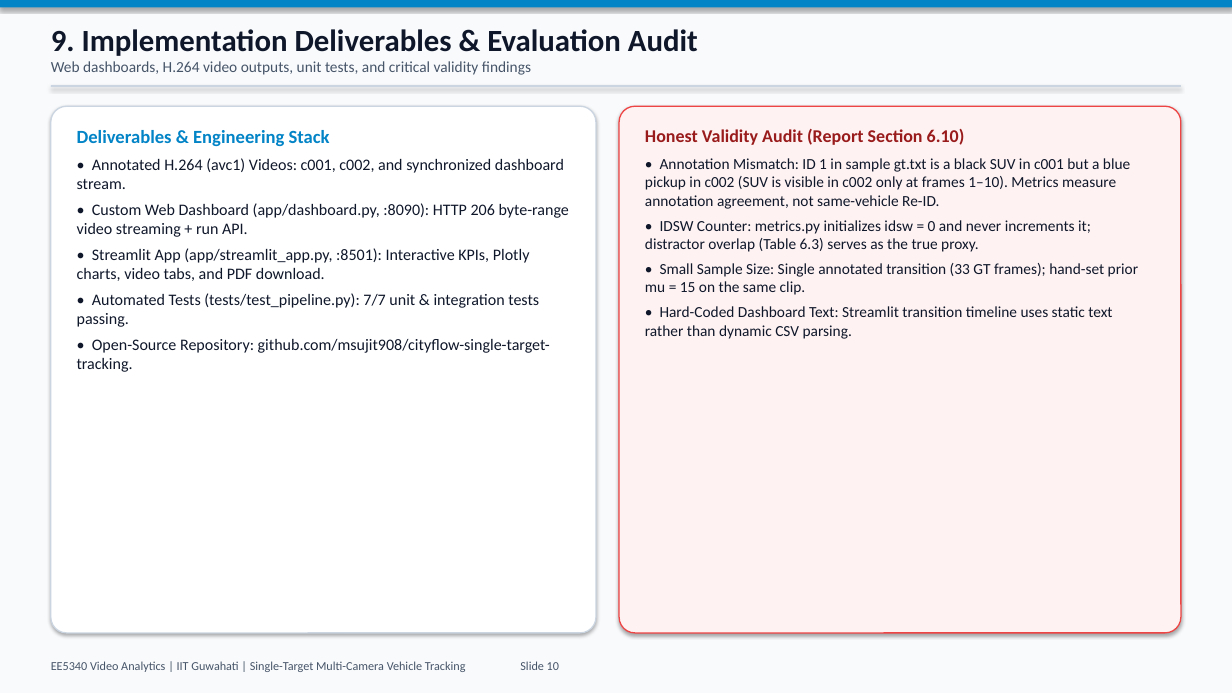
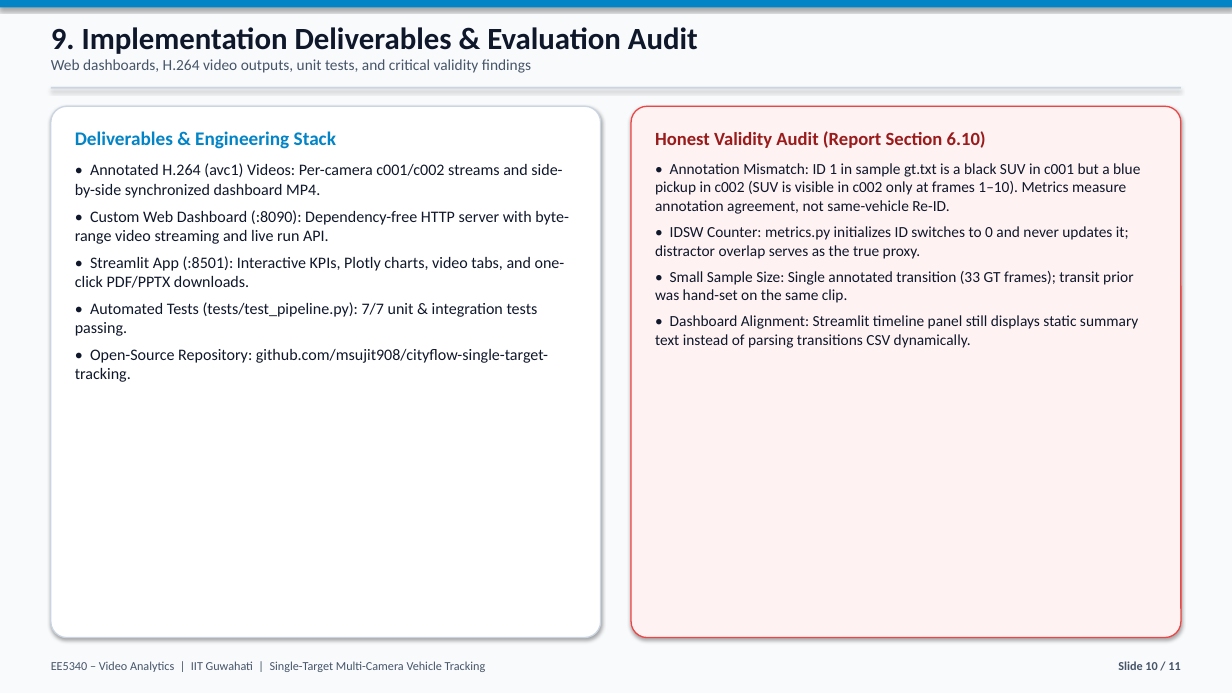
Before and after one commit to msujit908/cityflow-single-target-tracking, a slide deck: slide 10 of outputs/reports/STMCT_Presentation.pptx. Drawn at 1232x693 pixels with LibreOffice and Linux fonts; fonts in the diff are those of the drawing. Boxes give left, top, right and bottom in pixels: in the first picture for what was removed or moved away, otherwise in the second. Text is boxed around its words. In the diff, an @@ line names an element or a change of style, - is before the commit and + after.

Commit message:
Simplify PPTX slides (remove dense equations) and refine layout alignment

```diff
--- a/outputs/reports/STMCT_Presentation.pptx
+++ b/outputs/reports/STMCT_Presentation.pptx
@@ rounded rectangle: place and size @@
-rounded rectangle at [51, 106, 596, 633]
+rounded rectangle at [51, 106, 601, 638]
@@ rounded rectangle: place and size @@
-rounded rectangle at [619, 106, 1181, 633]
+rounded rectangle at [631, 106, 1181, 638]
@@ text at [75, 131, 548, 382]: size 14.5 to 15 pt in "Deliverables & Engineering Stack"; more space between paragraphs @@
@@ text "Honest Validity Audit (Report Section ...": place and size @@
-text "Honest Validity Audit (Report Section ..." at [645, 129, 1138, 339]
+text "Honest Validity Audit (Report Section ..." at [655, 131, 1140, 348]
@@ text at [655, 131, 1140, 214]: size 14 to 14.5 pt in "Honest Validity Audit (Report Section 6.10)"; more space between paragraphs @@
@@ text at [75, 163, 569, 288]: text changed @@
-• Annotated H.264 (avc1) Videos: c001, c002, and synchronized dashboard stream.
-• Custom Web Dashboard (app/dashboard.py, :8090): HTTP 206 byte-range video streaming + run API.
-• Streamlit App (app/streamlit_app.py, :8501): Interactive KPIs, Plotly charts, video tabs, and PDF download.
+• Annotated H.264 (avc1) Videos: Per-camera c001/c002 streams and side-by-side synchronized dashboard MP4.
+• Custom Web Dashboard (:8090): Dependency-free HTTP server with byte-range video streaming and live run API.
+• Streamlit App (:8501): Interactive KPIs, Plotly charts, video tabs, and one-click PDF/PPTX downloads.
@@ text at [655, 226, 1138, 348]: text changed @@
-• IDSW Counter: metrics.py initializes idsw = 0 and never increments it; distractor overlap (Table 6.3) serves as the true proxy.
-• Small Sample Size: Single annotated transition (33 GT frames); hand-set prior mu = 15 on the same clip.
-• Hard-Coded Dashboard Text: Streamlit transition timeline uses static text rather than dynamic CSV parsing.
+• IDSW Counter: metrics.py initializes ID switches to 0 and never updates it; distractor overlap serves as the true proxy.
+• Small Sample Size: Single annotated transition (33 GT frames); transit prior was hand-set on the same clip.
+• Dashboard Alignment: Streamlit timeline panel still displays static summary text instead of parsing transitions CSV dynamically.
@@ text at [51, 661, 486, 672]: text changed @@
-EE5340 Video Analytics | IIT Guwahati | Single-Target Multi-Camera Vehicle Tracking Slide 10
+EE5340 – Video Analytics | IIT Guwahati | Single-Target Multi-Camera Vehicle Tracking
@@ text added at [1118, 661, 1180, 670], 9.5 pt, text #475569, bold @@
+Slide 10 / 11
```
Also in this commit, not shown: 10 other slides changed, 1 other file.
